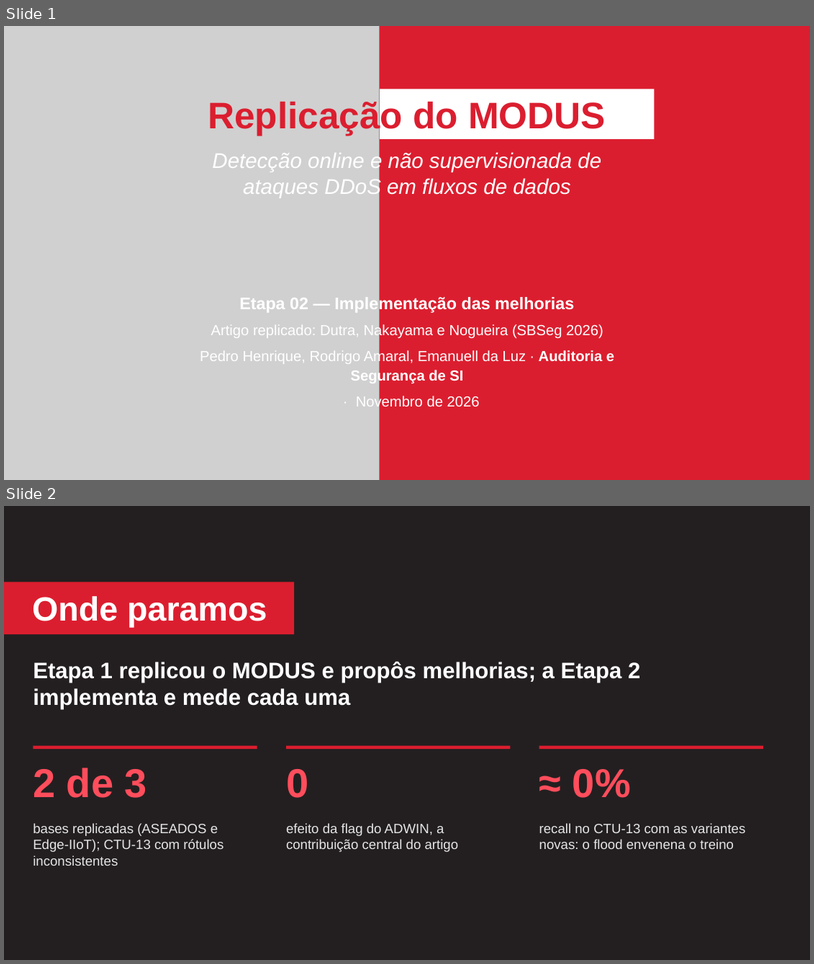
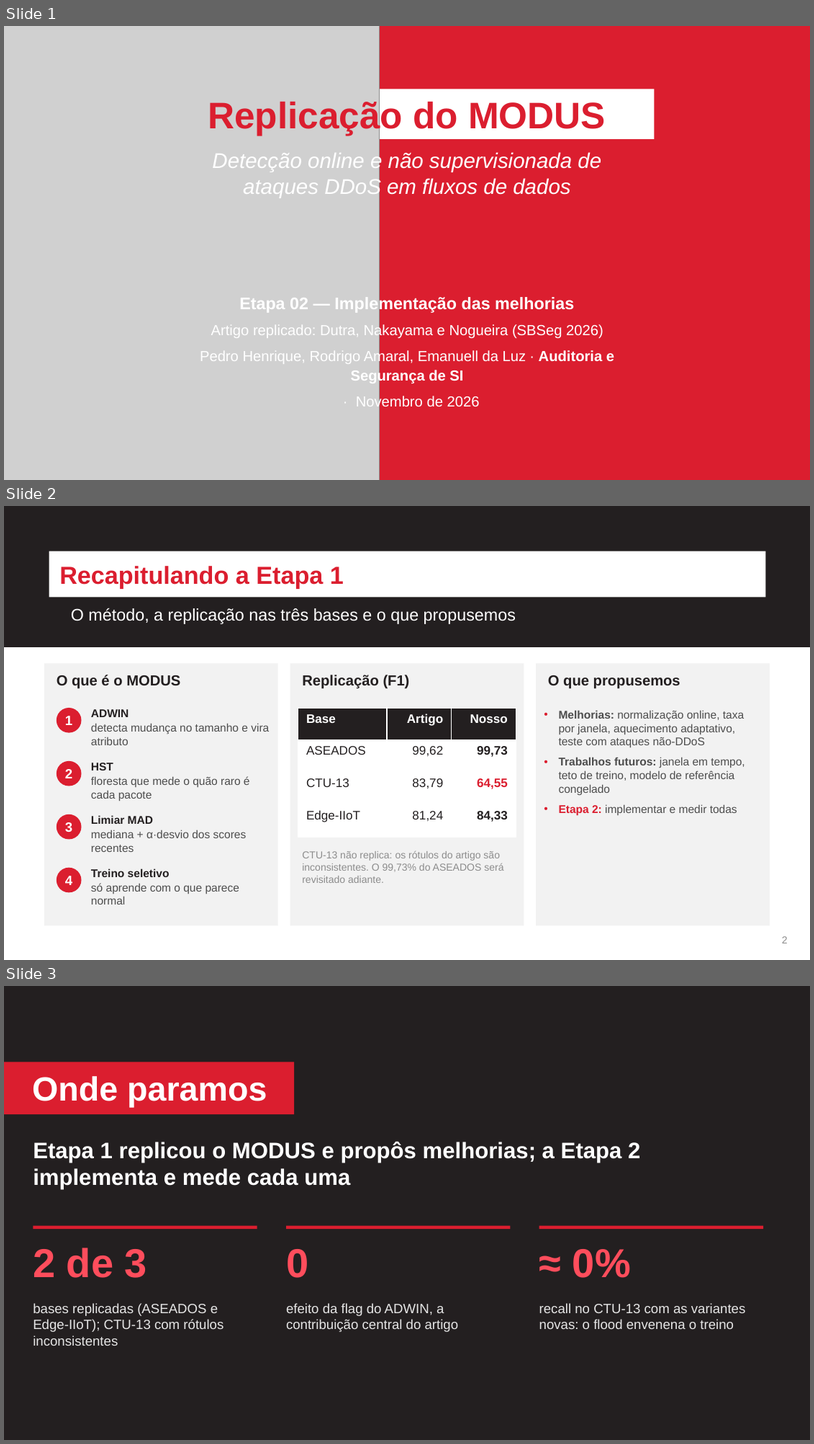
Before and after one commit to pedro664/replicacao-modus, a slide deck: Replicacao_MODUS_CIn_Etapa2.pptx. Shown one above the other, each under a label of ours: slides 1 and 2 before the commit, slides 1, 2 and 3 after it. The pictures are 814x964 and 814x1444 pixels, drawn with LibreOffice and Linux fonts; fonts in the diff are those of the drawing; grey boxes stand for pictures. Boxes give left, top, right and bottom in pixels: in the first picture for what was removed or moved away, otherwise in the second. Text is boxed around its words. In the diff, an @@ line names an element or a change of style, - is before the commit and + after.

```diff
--- a/Replicacao_MODUS_CIn_Etapa2.pptx
+++ b/Replicacao_MODUS_CIn_Etapa2.pptx
@@ slide 2 added at <box>4,506,810,960</box>, background #FFFFFF @@
@@ rectangle added at <box>4,506,810,647</box>, fill #231F20 @@
@@ rectangle added at <box>49,551,766,597</box>, fill #FFFFFF @@
@@ text added at <box>59,566,344,589</box>, 22 pt, text #DB1E2F, bold @@
+Recapitulando a Etapa 1
@@ text added at <box>71,608,516,624</box>, 15 pt, text #FFFFFF @@
+O método, a replicação nas três bases e o que propusemos
@@ rectangle added at <box>44,663,278,925</box>, fill #F2F2F2 @@
@@ text added at <box>57,674,180,689</box>, 13 pt, text #231F20, bold @@
+O que é o MODUS
@@ rectangle added at <box>291,663,524,925</box>, fill #F2F2F2 @@
@@ text added at <box>302,674,410,689</box>, 13 pt, text #231F20, bold @@
+Replicação (F1)
@@ rectangle added at <box>536,663,770,925</box>, fill #F2F2F2 @@
@@ text added at <box>548,675,681,689</box>, 13 pt, text #231F20, bold @@
+O que propusemos
@@ ellipse added at <box>57,708,82,733</box>, fill #DB1E2F, 12 pt, text #FFFFFF, bold @@
+1
@@ text added at <box>91,709,269,745</box>, 10 pt, text #4D4D4D @@
+ADWIN
+detecta mudança no tamanho e vira atributo
@@ table added at <box>298,708,516,836</box>, 4 rows, 3 columns @@
+Base | Artigo | Nosso
+ASEADOS | 99,62 | 99,73
+CTU-13 | 83,79 | 64,55
+Edge-IIoT | 81,24 | 84,33
@@ text added at <box>559,710,745,815</box>, 10 pt, text #4D4D4D @@
+• Melhorias: normalização online, taxa por janela, aquecimento adaptativo, teste com ataques não-DDoS
+• Trabalhos futuros: janela em tempo, teto de treino, modelo de referência congelado
+• Etapa 2: implementar e medir todas
@@ ellipse added at <box>57,761,82,786</box>, fill #DB1E2F, 12 pt, text #FFFFFF, bold @@
+2
@@ text added at <box>91,762,250,800</box>, 10 pt, text #4D4D4D @@
+HST
+floresta que mede o quão raro é cada pacote
@@ ellipse added at <box>57,814,82,839</box>, fill #DB1E2F, 12 pt, text #FFFFFF, bold @@
+3
@@ text added at <box>91,815,247,852</box>, 10 pt, text #4D4D4D @@
+Limiar MAD
+mediana + α·desvio dos scores recentes
@@ text added at <box>302,851,504,883</box>, 9 pt, text #8C8C8C @@
+CTU-13 não replica: os rótulos do artigo são inconsistentes. O 99,73% do ASEADOS será revisitado adiante.
@@ ellipse added at <box>57,867,82,892</box>, fill #DB1E2F, 12 pt, text #FFFFFF, bold @@
+4
@@ text added at <box>91,868,239,904</box>, 10 pt, text #4D4D4D @@
+Treino seletivo
+só aprende com o que parece normal
@@ text added at <box>782,936,788,943</box>, 9 pt, text #8C8C8C @@
+2
@@ what was slide 2 is now slide 3 @@
```
Also in this commit, not shown: 7 slides changed, 1 other slide added, 24 other files.
